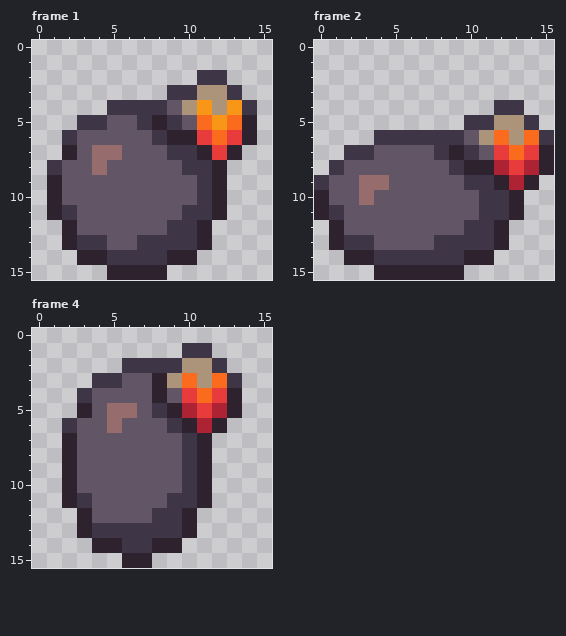
Two versions of one pixel-art file, assets/images/bomb/bomb.aseprite. Above: the version before the commit.
16x16 pixels, 4 frames. Shown: frame 1, frame 2, frame 4. The old version is drawn lined up with the new one. The commit also changed other frames, which this record leaves out.
New version:
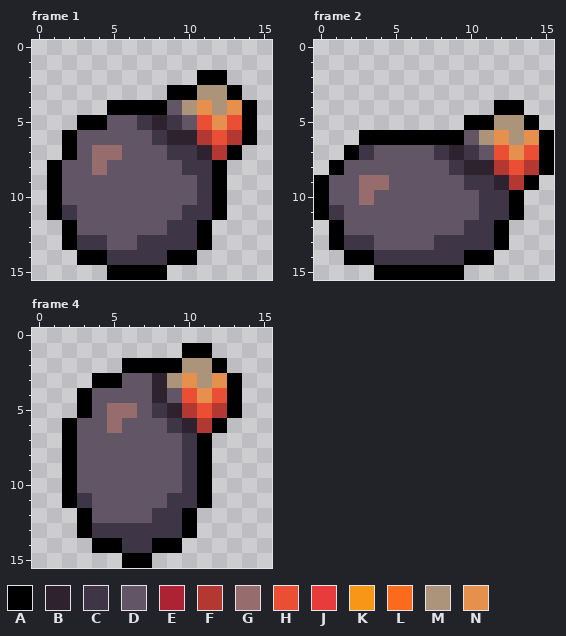
Palette (. is transparent): A #000000  B #2e222f  C #3e3546  D #625565  E #ae2334  F #b33831  G #966c6c  H #ea4f36  J #e83b3b  K #f79617  L #fb6b1d  M #ab947a  N #e6904e
What changed:
whole drawing moved by +0,+1 (the old picture is shown already moved)
--- frame 1
@@ x 0..15 @@
  1 ................
- 2 ...........CC...
- 3 .........CCMMC..
- 4 .....CCCCDMKMKC.
- 5 ...CCDDCBCDLKLB.
- 6 ..CDDDDDCBBJLJB.
- 7 ..BDGGDDDCCBJB..
- 8 .CDDGDDDDDCCB...
- 9 .BDDDDDDDDDCB...
-10 .BDDDDDDDDDCB...
-11 .BCDDDDDDDCCB...
-12 ..BDDDDDDCCB....
-13 ..BCCDDCCCCB....
-14 ...BBCCCCBB.....
-15 .....BBBB.......
+ 2 ...........AA...
+ 3 .........AAMMA..
+ 4 .....AAAADMNMNA.
+ 5 ...AADDCBCDHNHA.
+ 6 ..ADDDDDCBBFHFA.
+ 7 ..ADGGDDDCCBFA..
+ 8 .ADDGDDDDDCCA...
+ 9 .ADDDDDDDDDCA...
+10 .ADDDDDDDDDCA...
+11 .ACDDDDDDDCCA...
+12 ..ADDDDDDCCA....
+13 ..ACCDDCCCCA....
+14 ...AACCCCAA.....
+15 .....AAAA.......
--- frame 2
@@ x 0..15 @@
  3 ................
- 4 ............CC..
- 5 ..........CCMMC.
- 6 ....CCCCCCDMLMLC
- 7 ..CCDDDDCBCDJLJB
- 8 .CDDDDDDDCBBEJEB
- 9 CDDGGDDDDDCCBEB.
-10 BDDGDDDDDDDCCB..
-11 BCDDDDDDDDDCCB..
-12 .BDDDDDDDDCCB...
-13 .BCCDDDDCCCCB...
-14 ..BBCCCCCCBB....
-15 ....BBBBBB......
+ 4 ............AA..
+ 5 ..........AAMMA.
+ 6 ...AAAAAAADMNMNA
+ 7 ..ACDDDDCBCDHNHA
+ 8 .ADDDDDDDCBBFHFA
+ 9 ADDGGDDDDDCCBFA.
+10 ADDGDDDDDDDCCA..
+11 ACDDDDDDDDDCCA..
+12 .ADDDDDDDDCCA...
+13 .ACCDDDDCCCCA...
+14 ..AACCCCCCAA....
+15 ....AAAAAA......
--- frame 4
@@ x 0..15 @@
  0 ................
- 1 ..........CC....
- 2 ......CCCCMMC...
- 3 ....CCDDBMLMLC..
- 4 ...CDDDDBDJLJB..
- 5 ...BDGGDCBEJEB..
- 6 ..CDDGDDDCBEB...
- 7 ..BDDDDDDDCB....
- 8 ..BDDDDDDDCB....
- 9 ..BDDDDDDDCB....
-10 ..BDDDDDDDCB....
-11 ..BCDDDDDCCB....
-12 ...BDDDDCCB.....
-13 ...BCCCCCCB.....
-14 ....BBCCBB......
-15 ......BB........
+ 1 ..........AA....
+ 2 ......AAAAMMA...
+ 3 ....AADDBMNMNA..
+ 4 ...ADDDDBDHNHA..
+ 5 ...ADGGDCBFHFA..
+ 6 ..ADDGDDDCBFA...
+ 7 ..ADDDDDDDCA....
+ 8 ..ADDDDDDDCA....
+ 9 ..ADDDDDDDCA....
+10 ..ADDDDDDDCA....
+11 ..ACDDDDDCCA....
+12 ...ADDDDCCA.....
+13 ...ACCCCCCA.....
+14 ....AACCAA......
+15 ......AA........
Boxes around the changes in both pictures, in picture pixels (x1, y1, x2, y2):
changed: (47, 70, 257, 280)
changed: (314, 100, 554, 280)
changed: (62, 343, 242, 568)
